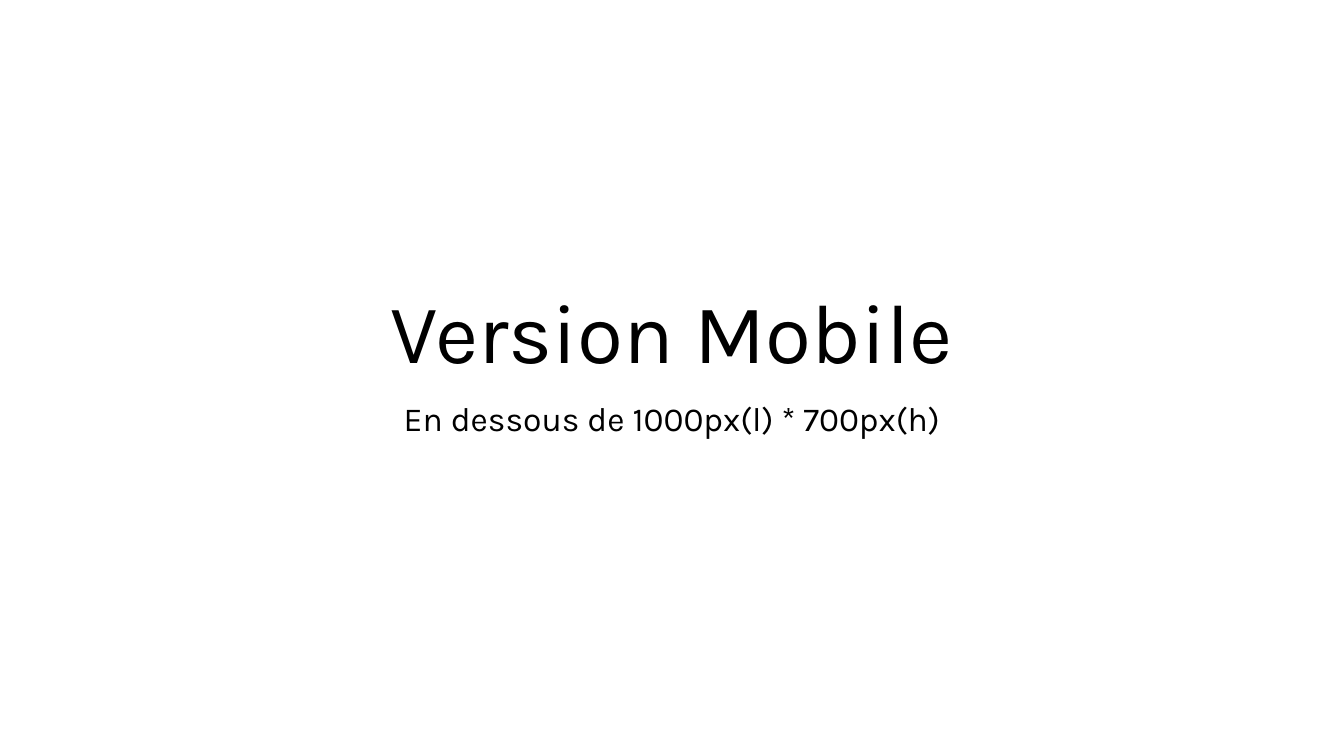
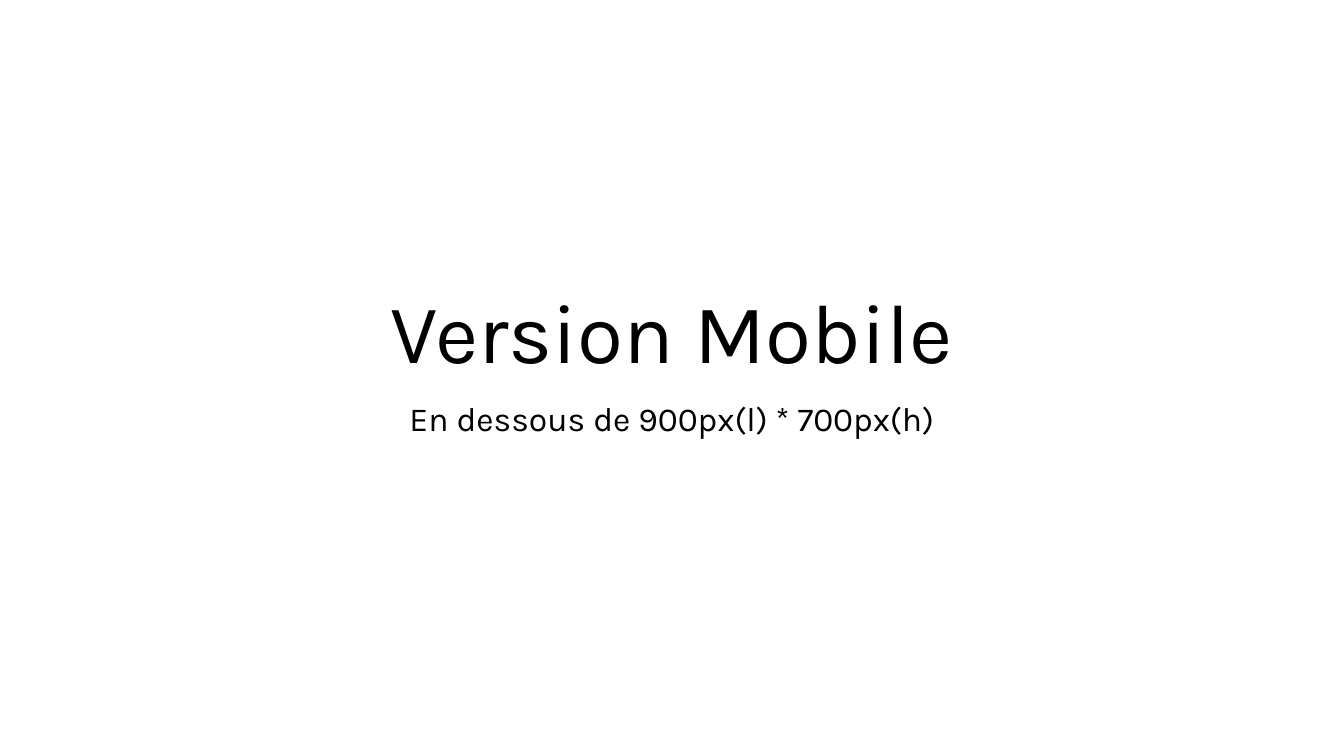
Before and after one commit to yamerlin/yannmerlin-website, a slide deck: slide 3 of design.pptx. Drawn at 1344x756 pixels with LibreOffice and Linux fonts; fonts in the diff are those of the drawing. Boxes give left, top, right and bottom in pixels: in the first picture for what was removed or moved away, otherwise in the second. Text is boxed around its words. In the diff, an @@ line names an element or a change of style, - is before the commit and + after.

```diff
--- a/design.pptx
+++ b/design.pptx
@@ subtitle at <box>409,406,935,439</box>: text changed @@
-En dessous de 1000px(l) * 700px(h)
+En dessous de 900px(l) * 700px(h)
```
Also in this commit, not shown: 17 other files.
